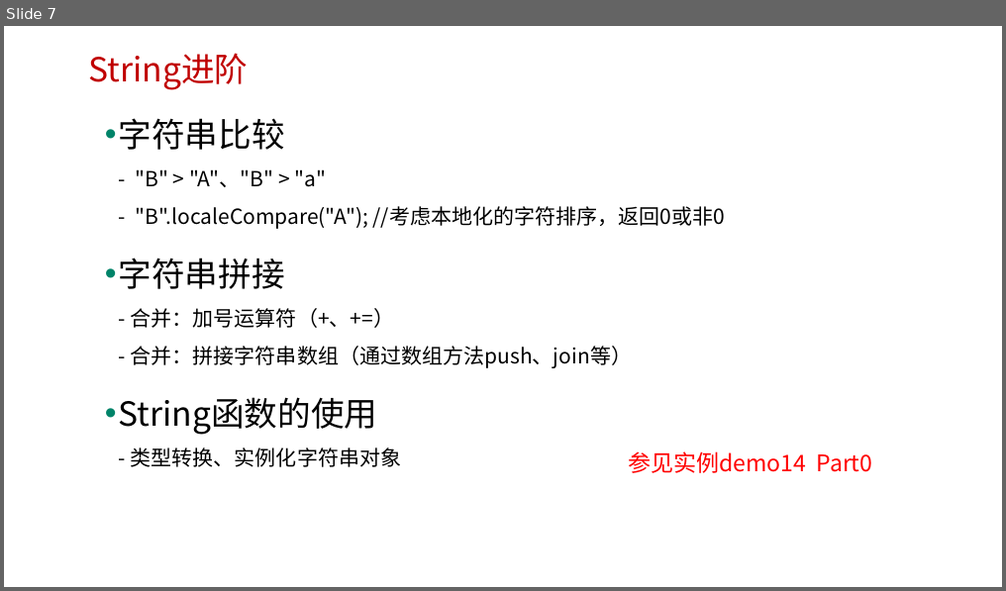
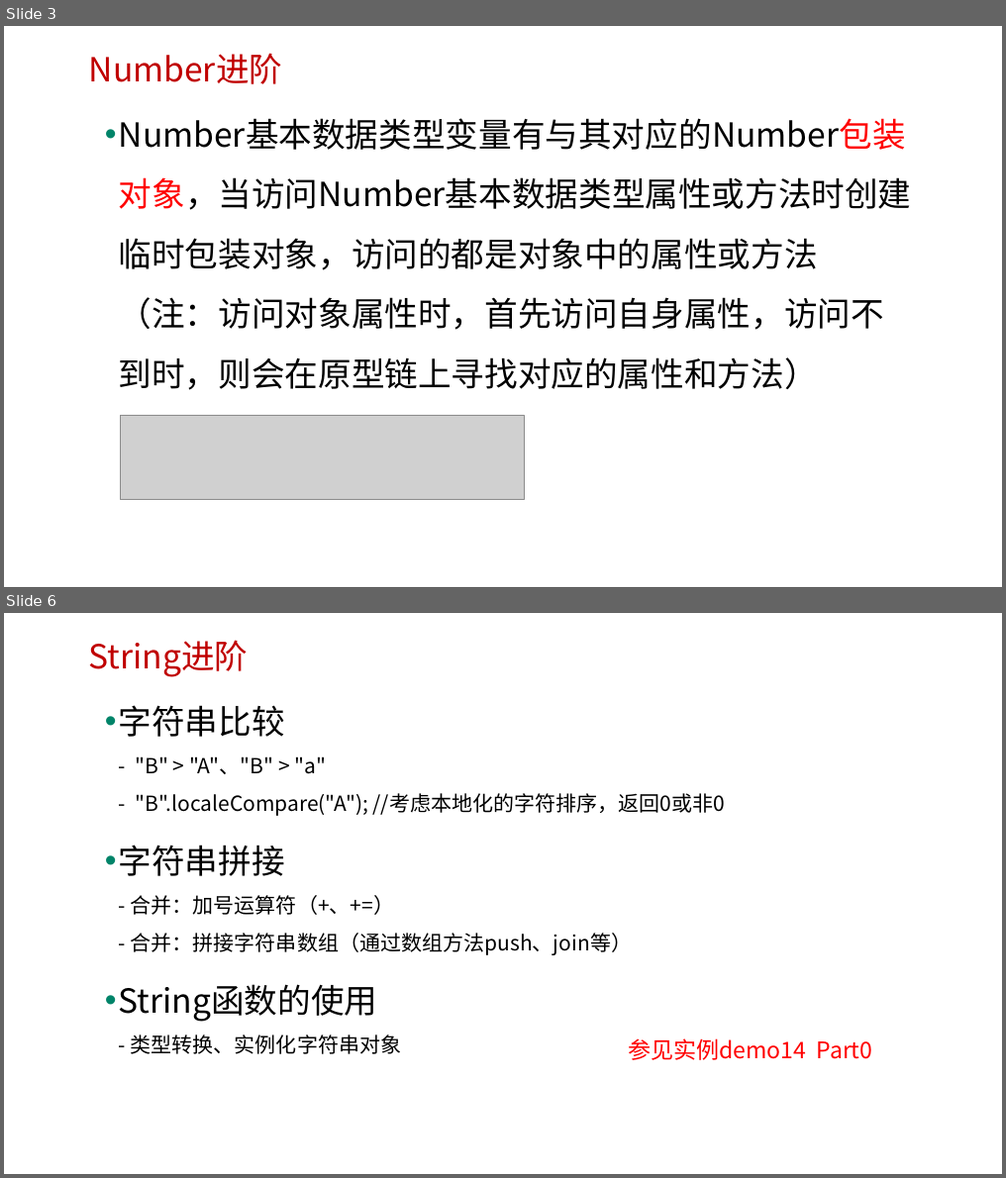
Before and after one commit to edu2act/course-javascript-advanced, a slide deck: 课程PPT/03.基本（原始）数据类型进阶.pptx. Shown one above the other, each under a label of ours: slide 7 before the commit, slides 3 and 6 after it; the slides between them are not shown. The pictures are 1006x591 and 1006x1178 pixels, drawn with LibreOffice and Linux fonts; fonts in the diff are those of the drawing; grey boxes stand for pictures; background and template pictures are left out. Boxes give left, top, right and bottom in pixels: in the first picture for what was removed or moved away, otherwise in the second. Text is boxed around its words. In the diff, an @@ line names an element or a change of style, - is before the commit and + after.

```diff
--- a/课程PPT/03.基本（原始）数据类型进阶.pptx
+++ b/课程PPT/03.基本（原始）数据类型进阶.pptx
@@ slide 3 added at (4,26,1002,587), background picture (left out) @@
@@ text added at (89,53,283,84), 32 pt, text #C00000 @@
+Number进阶
@@ text added at (119,177,912,390), 32 pt, text #000000 @@
+• Number基本数据类型变量有与其对应的Number包装对象，当访问Number基本数据类型属性或方法时创建临时包装对象，访问的都是对象中的属性或方法（注：访问对象属性时，首先访问自身属性，访问不到时，则会在原型链上寻找对应的属性和方法）
@@ picture added at (120,415,524,500) @@
@@ what was slide 7 is now slide 6 @@
```
Also in this commit, not shown: 5 slides changed, 2 other slides added, 1 slide removed, 7 other files.
